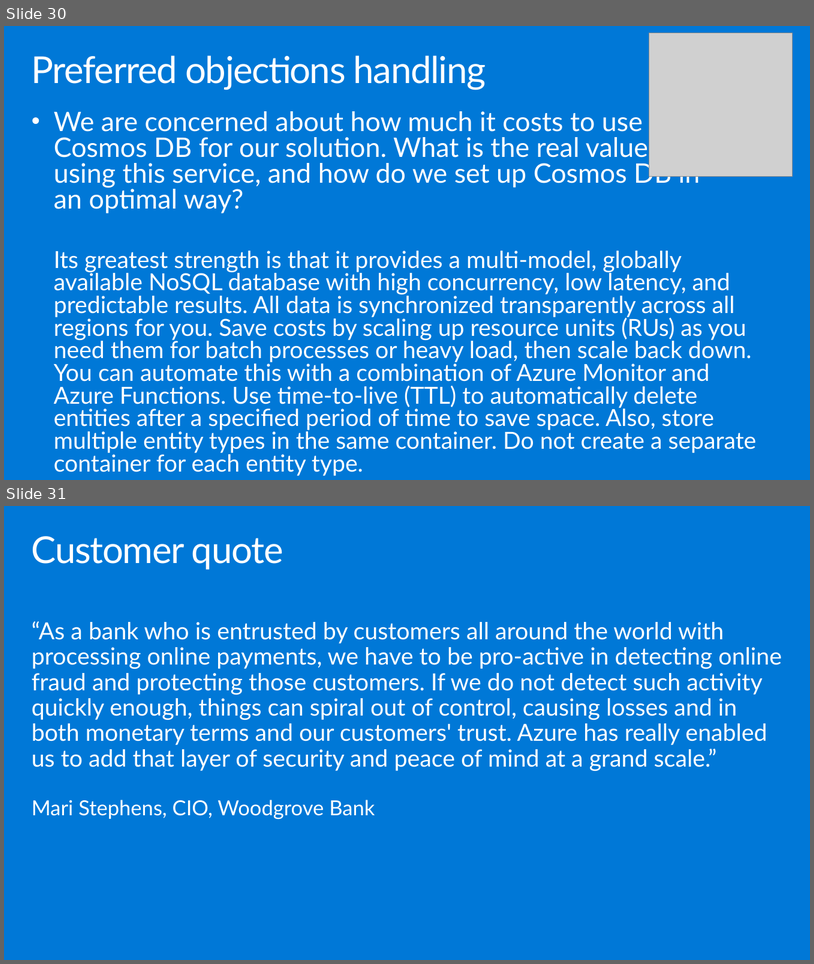
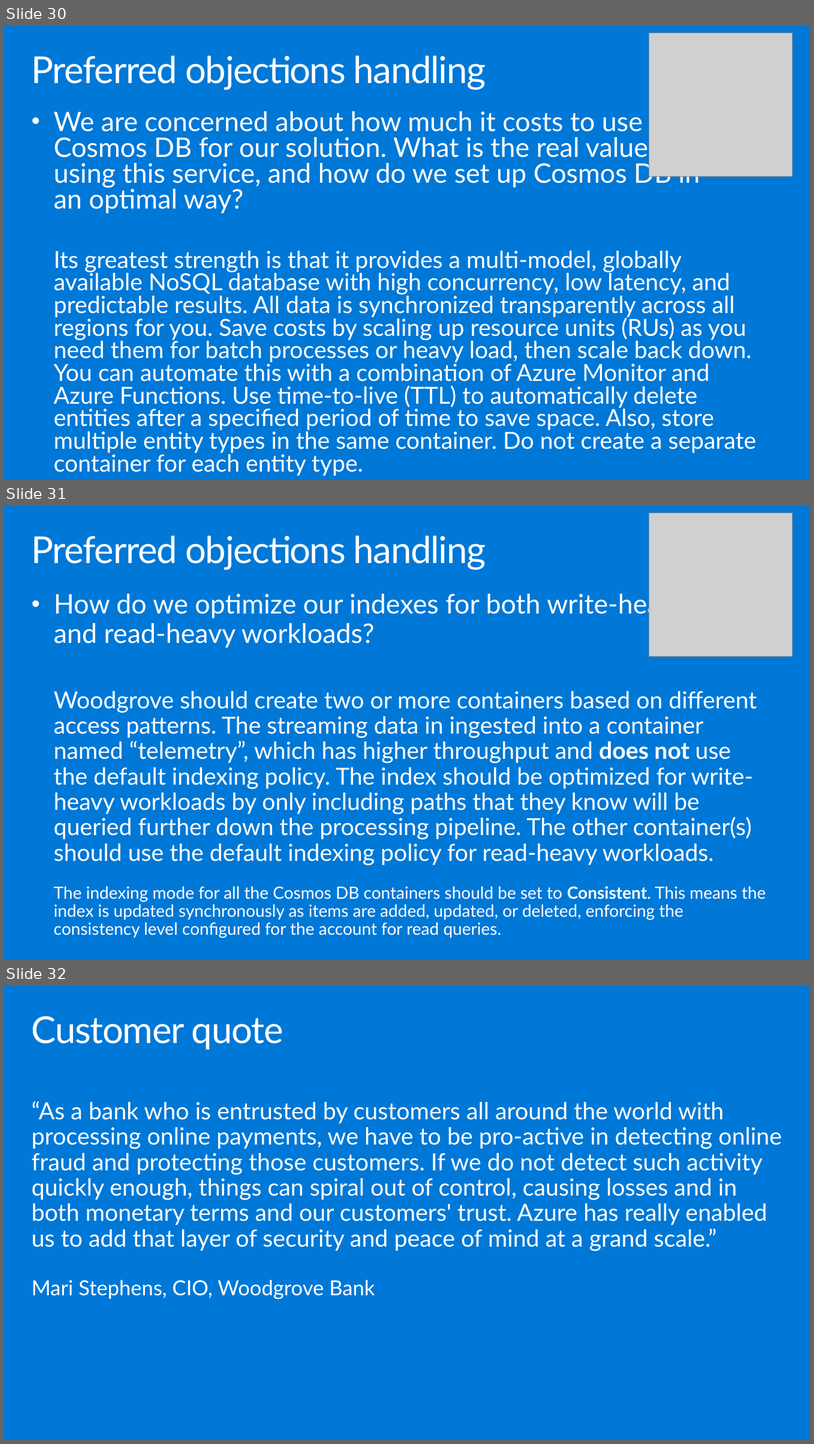
Before and after one commit to solliancenet/microsoft-partner-boot-camp, a slide deck: MCW-Cosmos-DB-Real-Time-Advanced-Analytics/Whiteboard design session/WDS trainer presentation - Cosmos DB Real Time Advanced Analytics.pptx. Shown one above the other, each under a label of ours: slides 30 and 31 before the commit, slides 30, 31 and 32 after it. The pictures are 814x964 and 814x1444 pixels, drawn with LibreOffice and Linux fonts; fonts in the diff are those of the drawing; grey boxes stand for pictures. Boxes give left, top, right and bottom in pixels: in the first picture for what was removed or moved away, otherwise in the second. Text is boxed around its words. In the diff, an @@ line names an element or a change of style, - is before the commit and + after.

Commit message:
Added indexing strategy and policy content

```diff
--- a/MCW-Cosmos-DB-Real-Time-Advanced-Analytics/Whiteboard design session/WDS trainer presentation - Cosmos DB Real Time Advanced Analytics.pptx
+++ b/MCW-Cosmos-DB-Real-Time-Advanced-Analytics/Whiteboard design session/WDS trainer presentation - Cosmos DB Real Time Advanced Analytics.pptx
@@ slide 31 added at (x1=4, y1=506, x2=810, y2=960), background #0078D7 @@
@@ picture added at (x1=650, y1=513, x2=793, y2=656) @@
@@ title added at (x1=32, y1=535, x2=486, y2=570), 44.1 pt, text #FFFFFF @@
+Preferred objections handling
@@ text added at (x1=54, y1=591, x2=766, y2=937), 28 pt, text #FFFFFF @@
+• How do we optimize our indexes for both write-heavy
+  and read-heavy workloads?
+  Woodgrove should create two or more containers based on different access patterns. The streaming data in ingested into a container named “telemetry”, which has higher throughput and does not use the default indexing policy. The index should be optimized for write-heavy workloads by only including paths that they know will be queried further down the processing pipeline. The other container(s) should use the default indexing policy for read-heavy workloads.
+  The indexing mode for all the Cosmos DB containers should be set to Consistent. This means the index is updated synchronously as items are added, updated, or deleted, enforcing the consistency level configured for the account for read queries.
@@ what was slide 31 is now slide 32 @@
```
Also in this commit, not shown: 1 slide changed, 2 other files.
